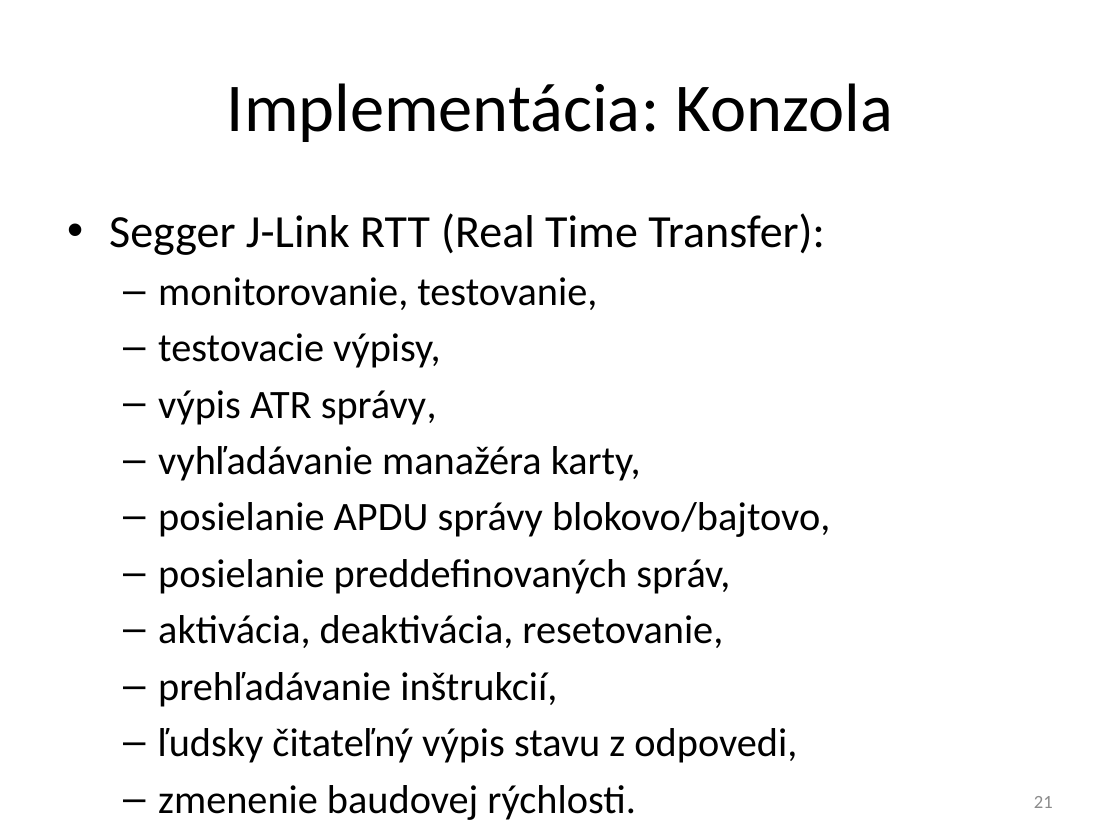
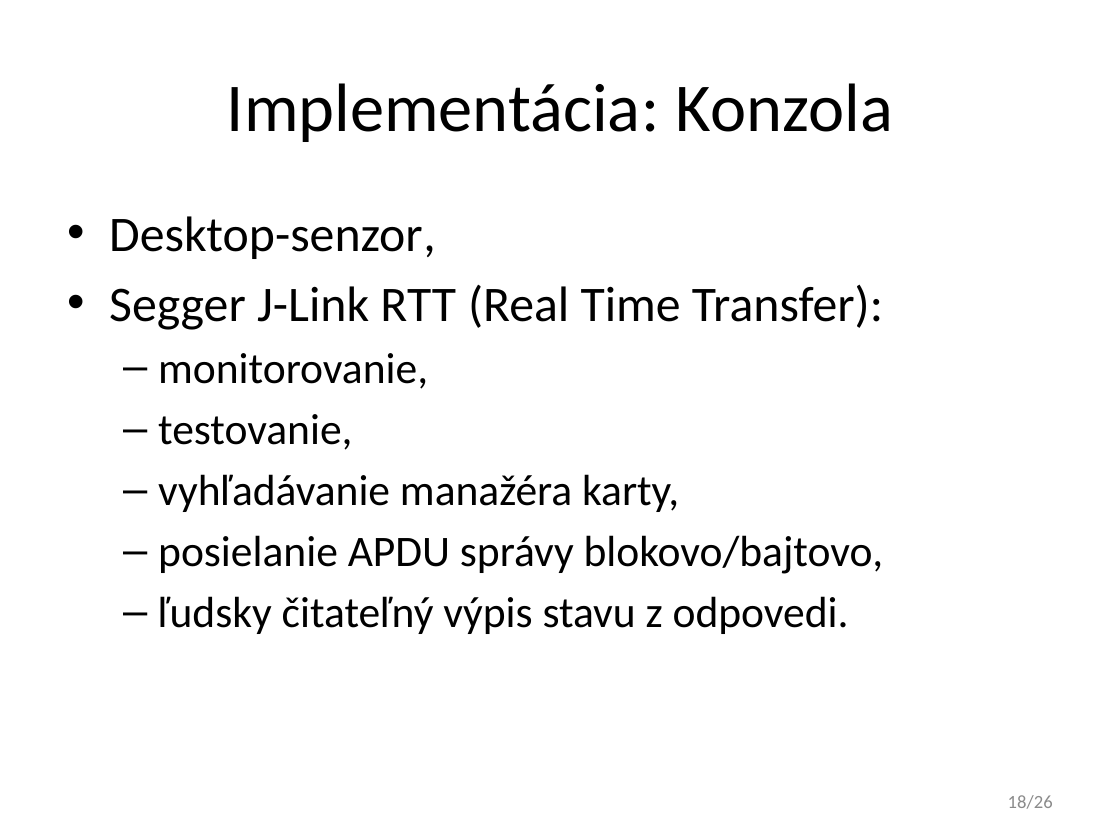
Before and after one commit to javacard-FOSS-applets/nrf6310-pca10007, a slide deck: slide 18 of Obhajoba/xdoubravsky_dp.pptx (slide 21 before the commit). Drawn at 1120x840 pixels with LibreOffice and Linux fonts; fonts in the diff are those of the drawing. Boxes give left, top, right and bottom in pixels: in the first picture for what was removed or moved away, otherwise in the second. Text is boxed around its words. In the diff, an @@ line names an element or a change of style, - is before the commit and + after.

```diff
--- a/Obhajoba/xdoubravsky_dp.pptx
+++ b/Obhajoba/xdoubravsky_dp.pptx
@@ text at (109,216,435,259): paragraph added @@
+• Desktop-senzor,
@@ text at (109,284,884,574): size 29.6 to 32 pt in "Segger J-Link RTT (Real Time Transfer):"; size 25.9 to 28 pt in "vyhľadávanie manažéra karty,", "posielanie APDU správy blokovo/bajtovo," @@
@@ text at (158,353,428,450): text changed; size 25.9 to 28 pt @@
-  – monitorovanie, testovanie,
-  – testovacie výpisy,
-  – výpis ATR správy,
+  – monitorovanie,
+  – testovanie,
@@ text at (158,596,849,634): text changed; size 25.9 to 28 pt @@
-  – posielanie preddefinovaných správ,
-  – aktivácia, deaktivácia, resetovanie,
-  – prehľadávanie inštrukcií,
-  – ľudsky čitateľný výpis stavu z odpovedi,
-  – zmenenie baudovej rýchlosti.
+  – ľudsky čitateľný výpis stavu z odpovedi.
@@ page number at (1008,795,1053,809): text changed @@
-21
+18/26
```
Also in this commit, not shown: 29 other slides changed, 1 slide added, 2 slides removed.
